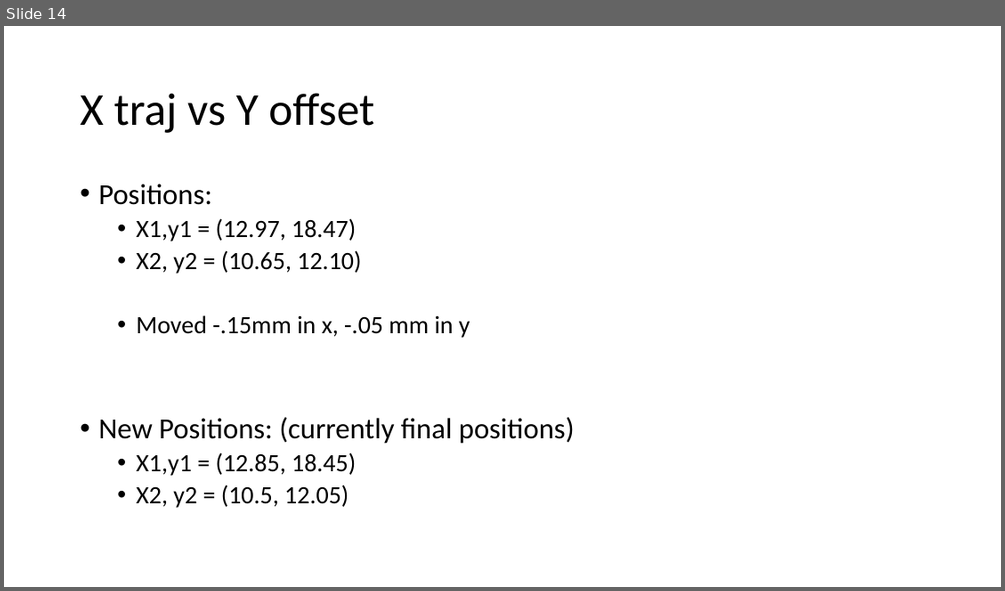
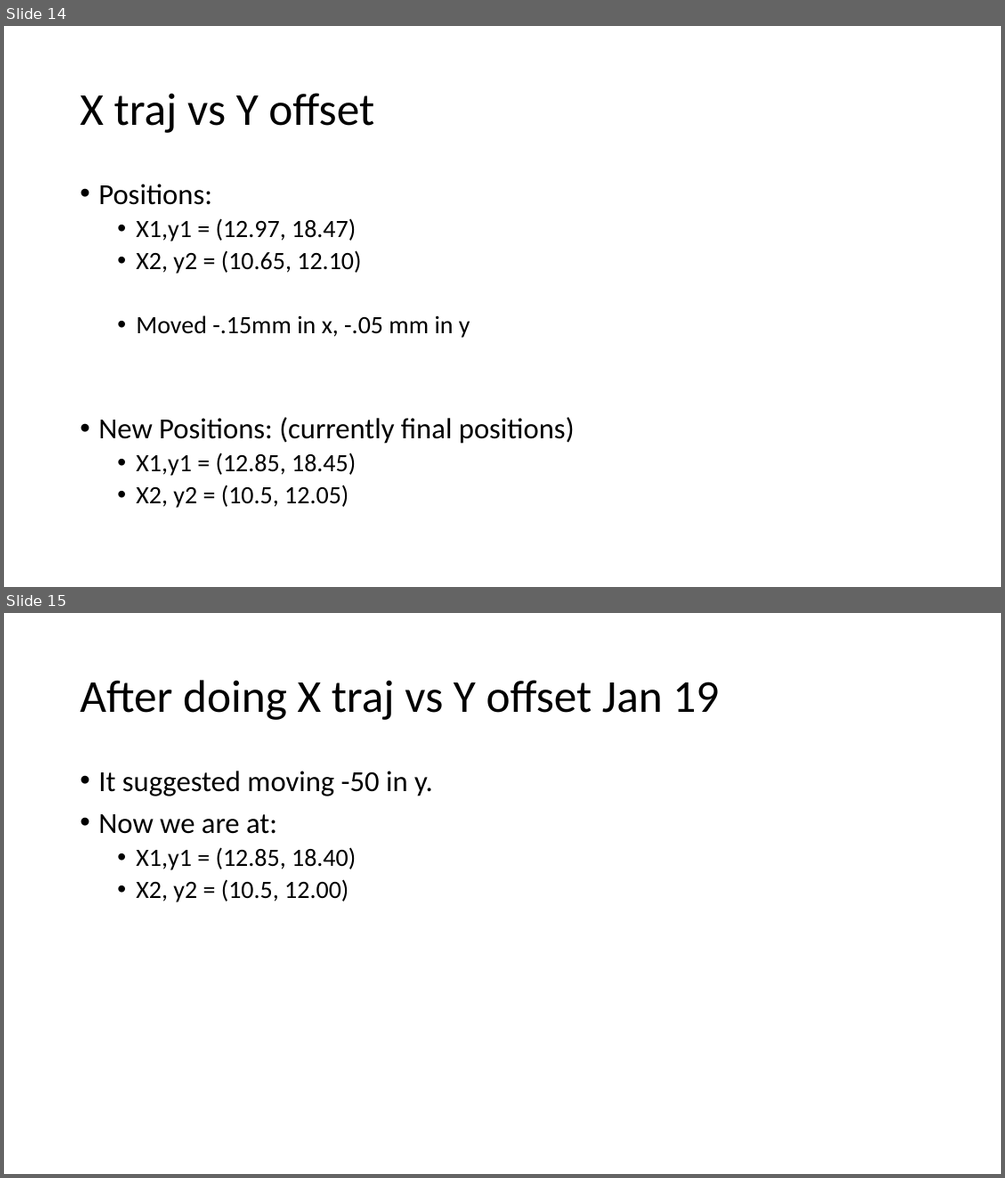
Before and after one commit to afisher000/Pulsed-Wire, a slide deck: THESEUS 1 Pulsed-Wire Alignment Dec. 2022.pptx. Shown one above the other, each under a label of ours: slide 14 before the commit, slides 14 and 15 after it. The pictures are 1005x591 and 1005x1178 pixels, drawn with LibreOffice and Linux fonts; fonts in the diff are those of the drawing. Boxes give left, top, right and bottom in pixels: in the first picture for what was removed or moved away, otherwise in the second. Text is boxed around its words. In the diff, an @@ line names an element or a change of style, - is before the commit and + after.

```diff
--- a/THESEUS 1 Pulsed-Wire Alignment Dec. 2022.pptx
+++ b/THESEUS 1 Pulsed-Wire Alignment Dec. 2022.pptx
@@ slide 15 added at bbox=[4, 613, 1001, 1174], background #FFFFFF @@
@@ title added at bbox=[80, 680, 719, 720], 44 pt, text #000000 @@
+After doing X traj vs Y offset Jan 19
@@ text added at bbox=[98, 771, 433, 902], 24 pt, text #000000 @@
+• It suggested moving -50 in y.
+• Now we are at:
+  • X1,y1 = (12.85, 18.40)
+  • X2, y2 = (10.5, 12.00)
```
Also in this commit, not shown: 10 other files.
